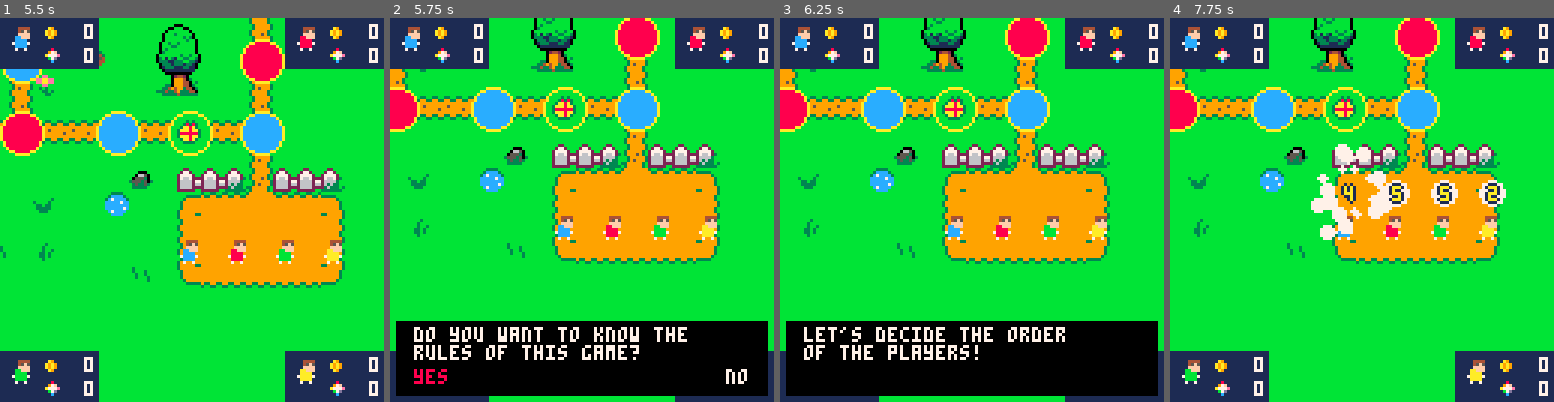
Above: before the commit, frames 1-4 (left to right).
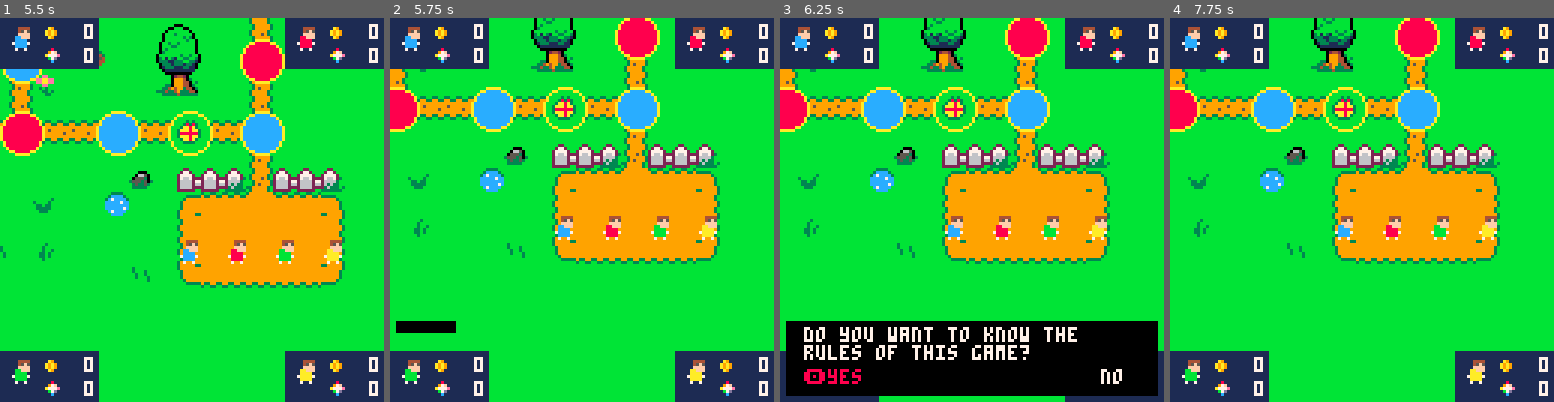
Above: after the commit, the same moments.

Repository: FIXMESTEVE/pico8_fiesta_party
Game: PICO-8 cartridge refactor/base.p8
Two runs of this game, one before a commit and one after it. Both use one fixed random seed, a clock stepped at 60 frames per second and the inputs below.
Inputs:
- Up to frame 1 (5.5 s): tap X (X key) at 0.33, 1.07, 1.85, 2.97, 4.08, 5.2 s; tap O (Z key) at 0.7, 1.7, 2.1, 2.5, 2.9, 3.3, 3.7, 4.1, 4.5, 4.9, 5.3 s; hold Right 1.6-2.1 s; hold Up 2.15-2.42 s; hold Right 2.47-3.03 s; hold Left 3.08-3.58 s; hold Down 3.63-3.97 s; hold Right 4.02-4.68 s; hold Up 4.73-5.03 s; hold Left from 5.08 s (still down)
- Up to frame 2 (5.75 s): release Left at 5.68 s; tap O (Z key) at 5.7 s; hold Down from 5.73 s (still down)
- Up to frame 3 (6.25 s): release Down at 6.03 s; hold Right from 6.08 s (still down); tap O (Z key) at 6.1 s
- Up to frame 4 (7.75 s): tap X (X key) at 6.32, 7.43 s; tap O (Z key) every 0.4 s from 6.5 to 7.7 s; release Right at 6.58 s; hold Right 6.63-7.13 s; hold Up 7.18-7.45 s; hold Right from 7.5 s (still down)

Frame 1 is identical in both runs. In frame 2, 18% of the frame differs, in the area x 1-99%, y 78-99%; in frame 3, 2.4%; in frame 4, 2.8%.

Commit message:
woo i did a lerp

Diff:
--- a/refactor/discussions/intro_disc.lua
+++ b/refactor/discussions/intro_disc.lua
@@ -4,7 +4,9 @@
 intro_disc.isqueued=false
 
 function intro_disc:build()
-    if(self.isbuilt)return
+    if(self.isbuilt)return --this function will only be fired once
+
+    my_dtb_init() --reset my_dtb
     local yesno={"yes","no"}
     local line1={line="welcome to pico-8 fiesta party!",options=nil,callback=nil}
     local line2={line="do you want to know the rules of this game?",options=yesno,callback=function(option)
@@ -20,7 +22,7 @@
 end
 
 function intro_disc:queue()
-    if(self.isqueued)return
+    if(self.isqueued)return --this function will only be fired once
 
     for i=1,#self.lines do
         my_dtb_disp(self.lines[i])
--- a/refactor/libs/my_dtb.lua
+++ b/refactor/libs/my_dtb.lua
@@ -1,17 +1,15 @@
--- Dialog Text Box Library
--- Credit: Oli414
--- Original version: https://www.lexaloffle.com/bbs/?tid=28465
-
--- call this before you start using dtb.
--- optional parameter is the number of lines that are displayed. default is 3.
-
 --global param
 my_dtb_option=1
 player_control=0
+my_dtb_clk=0.0
+my_dtb_queue={}
+boxlines=3
 
+-- call this before you start using dtb.
 function my_dtb_init()
-    my_dtb_queue={}
-    boxlines=3
+    lerpedx2=0
+    lerpedy2=0
+    boxready=false
 end
 
 -- this will add a piece of text to the queu. the queu is processed automatically.
@@ -22,6 +20,8 @@
 -- make sure that this function is called each update.
 function my_dtb_update()
     if(#my_dtb_queue>0)then
+        my_dtb_clk+=clock.past
+        if(not boxready)return
         if (is_pressed(4,player_control)) then --O button
             _dtb_nexttext(my_dtb_option)
             return
@@ -36,12 +36,30 @@
 -- make sure to call this function everytime you draw.
 function my_dtb_draw(xoffset,yoffset)
     local x1=2
-    local y1=125
+    local y1=125-boxlines*8
     local x2=125
     local y2=125
     local offset=0
+    local timer = my_dtb_clk*3 % 1
 
     if(#my_dtb_queue>0)then
+        --FIXMESTEVE: replace this with a coroutine
+        if(abs(lerpedx2-x2)<1)then
+            lerpedx2=x2
+            boxready=true
+        else
+            lerpedx2 = lerp(x1,x2,easeInOut(timer))
+        end
+        if(abs(lerpedy2-y2)<1)then
+            lerpedy2=y2
+            boxready=true
+        else
+            lerpedy2 = lerp(y1,y2,easeInOut(timer))
+        end
+
+        rectfill(x1+xoffset,y1+yoffset,lerpedx2+xoffset,lerpedy2+yoffset,0)
+        if(not boxready)return
+
         --get the words
         local str=my_dtb_queue[1].line
         local words={}
@@ -54,9 +72,6 @@
             end
         end
 
-        --display the box
-        rectfill(x1+xoffset,y1-boxlines*8+yoffset,x2+xoffset,y2+yoffset,0)
-
         --print the words
         local lettercount=0
         local letterw=4
@@ -64,7 +79,7 @@
         local wordxoffset=0
         local wordyoffset=0
         for i=1,#words do
-            print(words[i].." ",x1+6+xoffset+wordxoffset,y1+2-(boxlines+offset)*8+yoffset+wordyoffset,7) --i wrote this y calculation and it's garbage
+            print(words[i].." ",x1+6+xoffset+wordxoffset,y1+2-offset*8+yoffset+wordyoffset,7) --i wrote this y calculation and it's garbage
             wordxoffset+=#words[i]*letterw+4 --add 4 for space
             lettercount+=#words[i]
             if(lettercount>15 and wordyoffset==0)then
@@ -78,11 +93,24 @@
             local option1=my_dtb_queue[1].options[1]
             local option2=my_dtb_queue[1].options[2]
             local col=7
-            if(my_dtb_option==1)col=8
-            print(option1,x1+6+xoffset,y1+2-(boxlines+offset)*8+yoffset+6*2+2,col)
+            local txt=option1
+
+            if(my_dtb_option==1)then
+                txt="🅾️"..option1
+                col=8
+            end
+            print(txt,x1+6+xoffset,y1+2-(offset)*8+yoffset+6*2+2,col)
+
+            txt=option2
             col=7
-            if(my_dtb_option==2)col=8
-            print(option2,x1+110+xoffset,y1+2-(boxlines+offset)*8+yoffset+6*2+2,col)
+            if(my_dtb_option==2)then
+                txt="🅾️"..option2
+                col=8
+            end
+            print(txt,x1+105+xoffset,y1+2-(offset)*8+yoffset+6*2+2,col)
+        else
+            local col=8
+            print("🅾️next",x1+100+xoffset,y1+2-(offset)*8+yoffset+6*2+2,col)
         end
     end
 end
